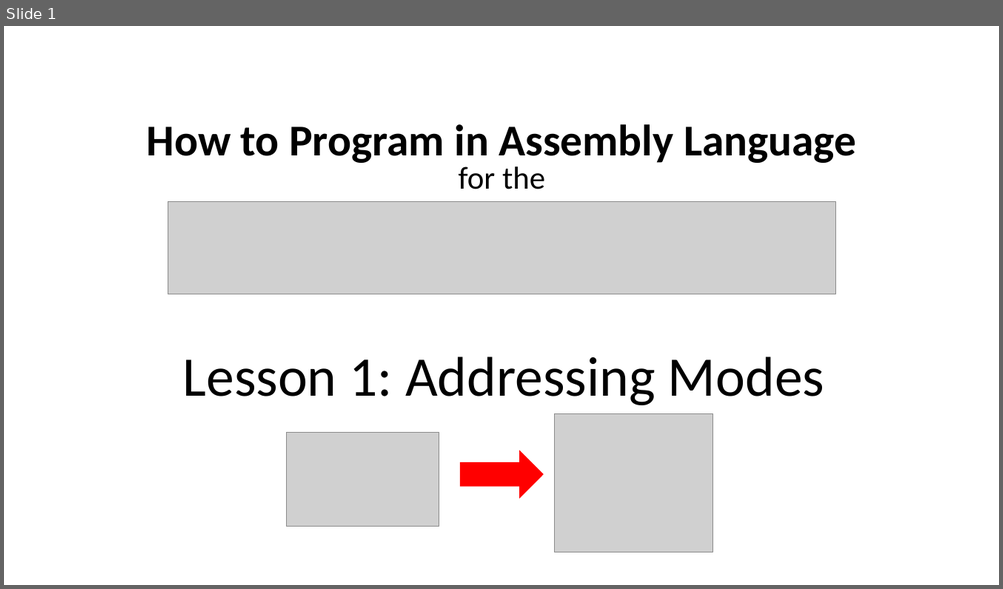
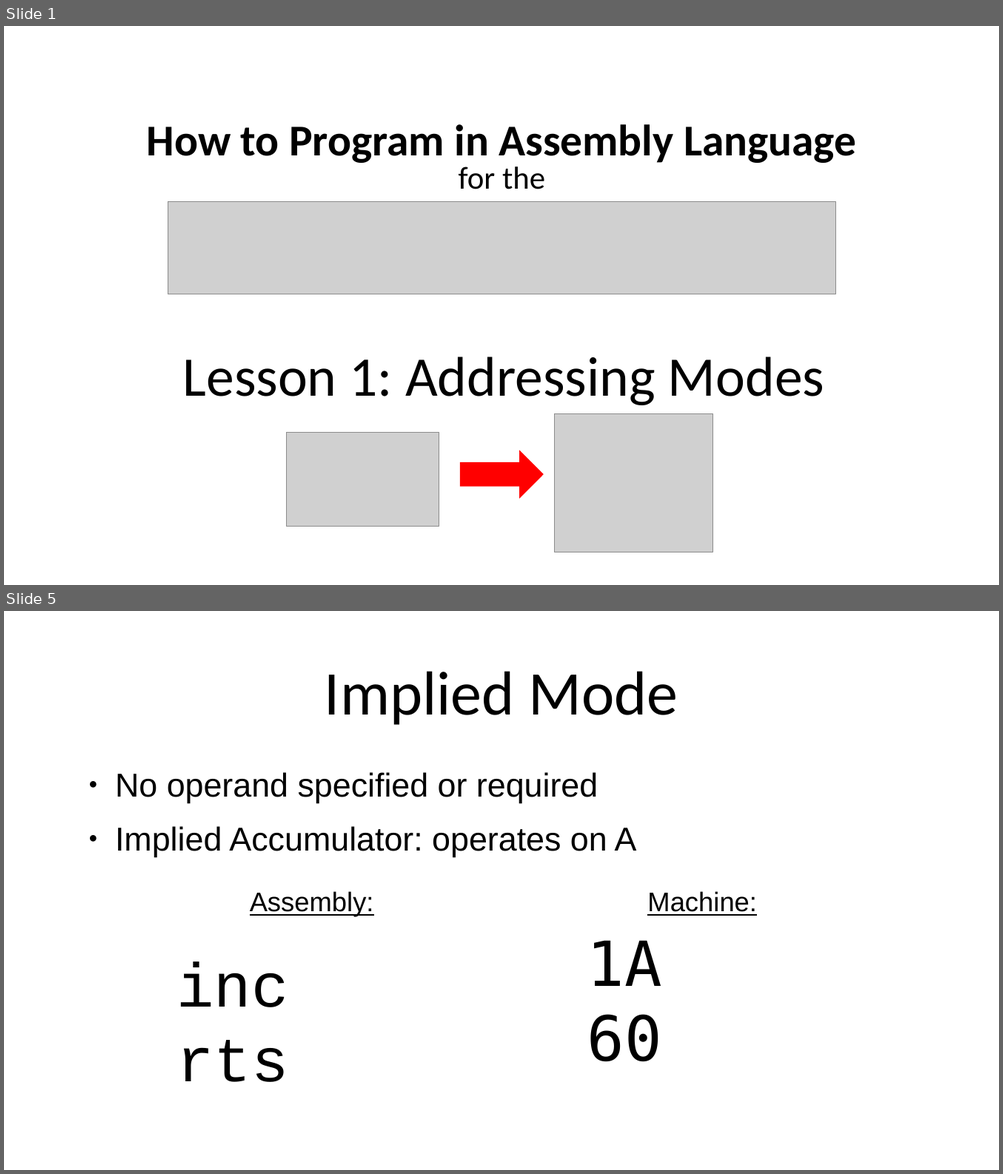
Before and after one commit to SlithyMatt/x16-assembly-tutorial, a slide deck: Lesson2/Lesson2.odp. Shown one above the other, each under a label of ours: slide 1 before the commit, slides 1 and 5 after it; the slides between them are not shown. The pictures are 1003x589 and 1003x1174 pixels, drawn with LibreOffice and Linux fonts; fonts in the diff are those of the drawing; grey boxes stand for pictures. Boxes give left, top, right and bottom in pixels: in the first picture for what was removed or moved away, otherwise in the second. Text is boxed around its words. In the diff, an @@ line names an element or a change of style, - is before the commit and + after.

```diff
--- a/Lesson2/Lesson2.odp
+++ b/Lesson2/Lesson2.odp
@@ slide 5 added at (x1=4, y1=611, x2=999, y2=1170), background #FFFFFF @@
@@ title added at (x1=324, y1=671, x2=678, y2=725), 60 pt, text #000000 @@
+Implied Mode
@@ text added at (x1=115, y1=772, x2=637, y2=857), 32 pt, text #000000 @@
+● No operand specified or required
+● Implied Accumulator: operates on A
@@ text added at (x1=250, y1=891, x2=374, y2=917), 26 pt, text #000000, underline @@
+Assembly:
@@ text added at (x1=647, y1=891, x2=757, y2=916), 26 pt, text #000000, underline @@
+Machine:
@@ text added at (x1=587, y1=940, x2=662, y2=1062), 60 pt, text #000000 @@
+1A
+60
@@ text added at (x1=176, y1=962, x2=288, y2=1082), 60 pt, text #000000 @@
+inc
+rts
```
Also in this commit, not shown: 4 other slides added, 1 slide removed.
